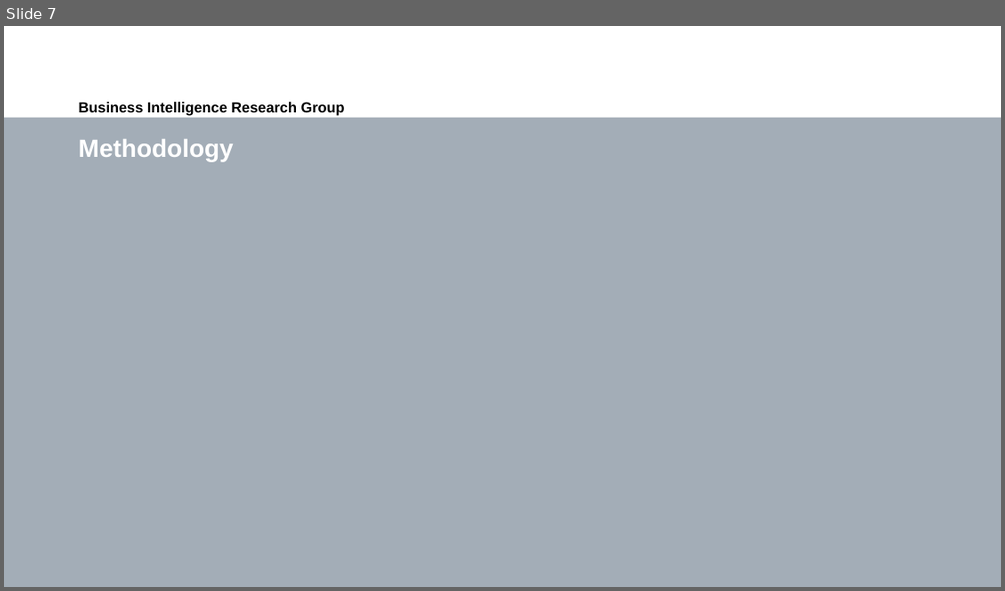
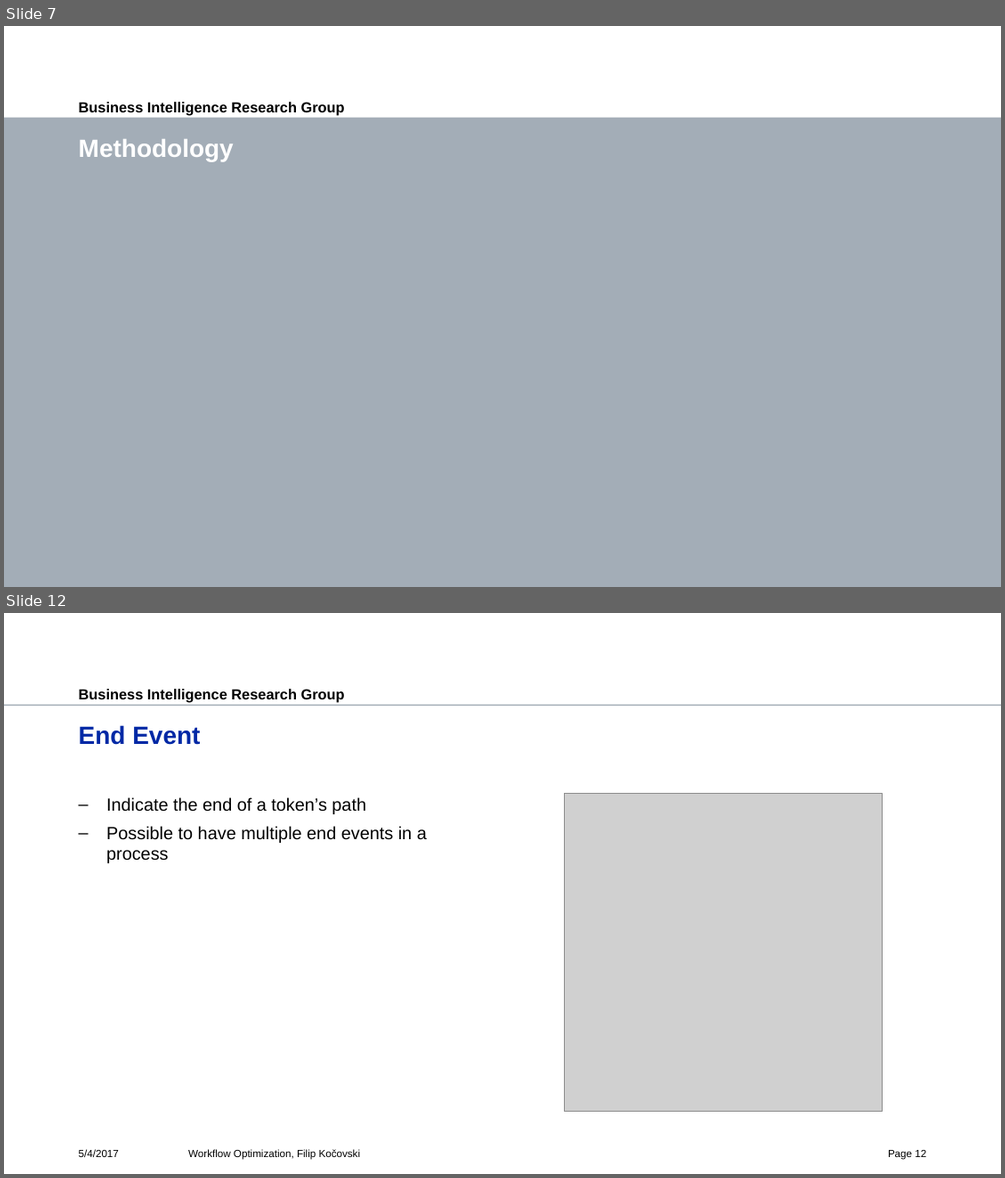
Before and after one commit to fkocovski/mt_presentation, a slide deck: Workflow Optimization.pptx. Shown one above the other, each under a label of ours: slide 7 before the commit, slides 7 and 12 after it; the slides between them are not shown. The pictures are 1005x591 and 1005x1178 pixels, drawn with LibreOffice and Linux fonts; fonts in the diff are those of the drawing; grey boxes stand for pictures; background and template pictures are left out. Boxes give left, top, right and bottom in pixels: in the first picture for what was removed or moved away, otherwise in the second. Text is boxed around its words. In the diff, an @@ line names an element or a change of style, - is before the commit and + after.

```diff
--- a/Workflow Optimization.pptx
+++ b/Workflow Optimization.pptx
@@ slide 12 added at [4, 613, 1001, 1174], background #FFFFFF; not listed: 2 template elements that a slide beside it also shows @@
@@ title added at [79, 725, 200, 745], 24 pt, text #0028A5, bold @@
+End Event
@@ text added at [106, 797, 427, 863], 17 pt, text #000000 @@
+– Indicate the end of a token’s path
+– Possible to have multiple end events in a process
@@ picture added at [564, 793, 882, 1111] @@
@@ text added at [79, 1149, 119, 1157], 10 pt, text #000000 @@
+5/4/2017
@@ text added at [188, 1149, 361, 1159], 10 pt, text #000000 @@
+Workflow Optimization, Filip Kočovski
@@ page number added at [888, 1150, 926, 1159], 10 pt, text #000000 @@
+Page 12
```
Also in this commit, not shown: 35 slides changed, 7 other slides added.
